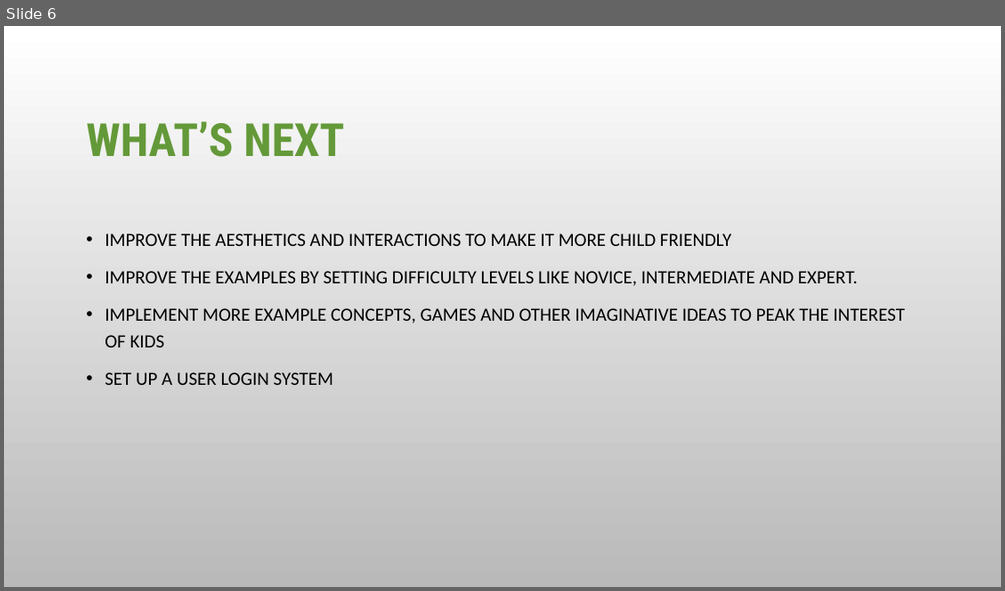
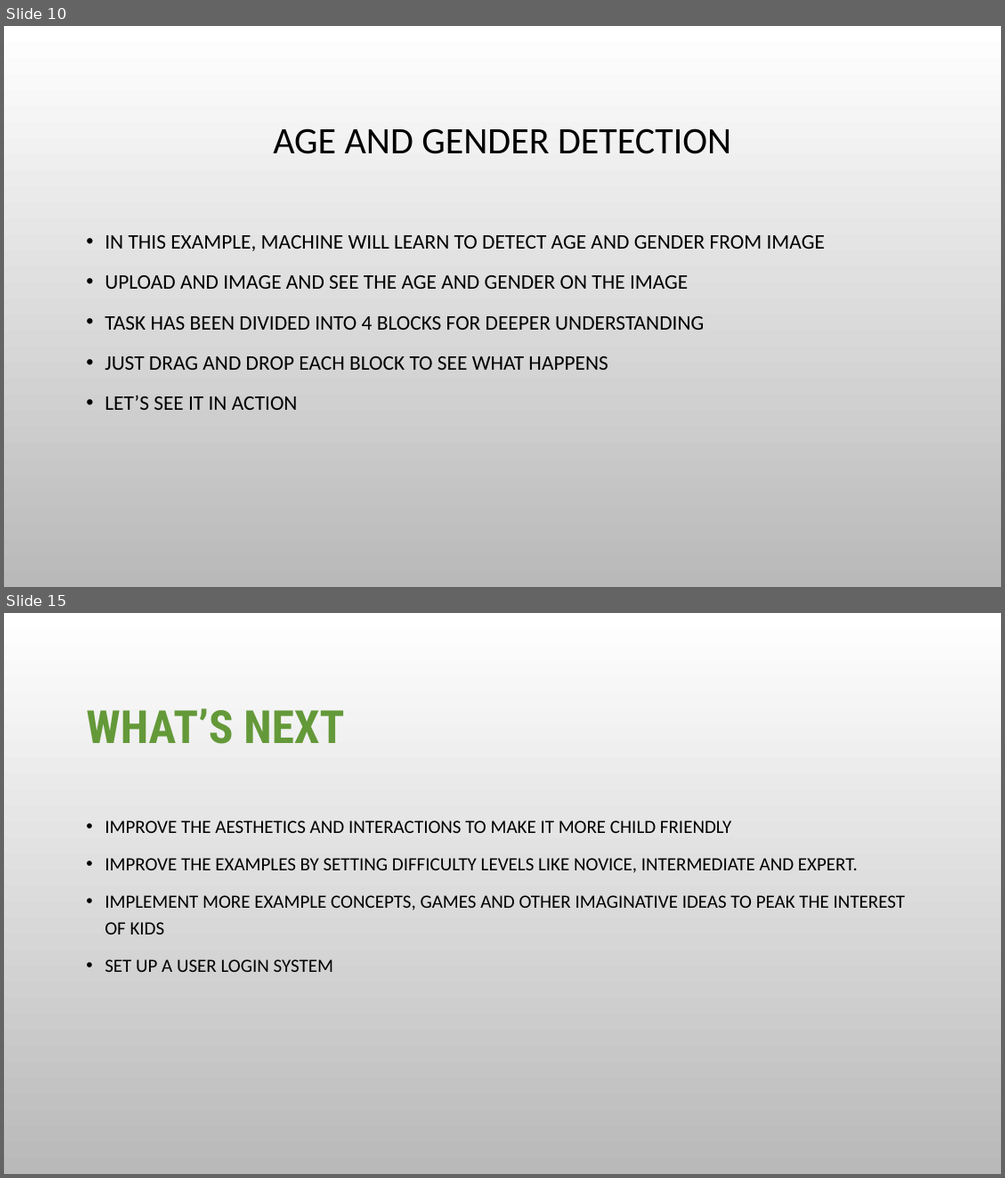
Before and after one commit to Aamir185/AI_Literacy_Tool_Capstone_T2_2020, a slide deck: Team_Contributions/Alwin/Pitch video/Pitch video slides.pptx. Shown one above the other, each under a label of ours: slide 6 before the commit, slides 10 and 15 after it; the slides between them are not shown. The pictures are 1005x591 and 1005x1178 pixels, drawn with LibreOffice and Linux fonts; fonts in the diff are those of the drawing; background and template pictures are left out. Boxes give left, top, right and bottom in pixels: in the first picture for what was removed or moved away, otherwise in the second. Text is boxed around its words. In the diff, an @@ line names an element or a change of style, - is before the commit and + after.

```diff
--- a/Team_Contributions/Alwin/Pitch video/Pitch video slides.pptx
+++ b/Team_Contributions/Alwin/Pitch video/Pitch video slides.pptx
@@ slide 10 added at [4,26,1001,587], background picture (left out) @@
@@ title added at [273,128,731,154], 36 pt, text #000000 @@
+AGE AND GENDER DETECTION
@@ text added at [105,235,825,410], 20 pt, text #000000 @@
+• IN THIS EXAMPLE, MACHINE WILL LEARN TO DETECT AGE AND GENDER FROM IMAGE
+• UPLOAD AND IMAGE AND SEE THE AGE AND GENDER ON THE IMAGE
+• TASK HAS BEEN DIVIDED INTO 4 BLOCKS FOR DEEPER UNDERSTANDING
+• JUST DRAG AND DROP EACH BLOCK TO SEE WHAT HAPPENS
+• LET’S SEE IT IN ACTION
@@ what was slide 6 is now slide 15 @@
```
Also in this commit, not shown: 5 slides changed, 13 other slides added.
